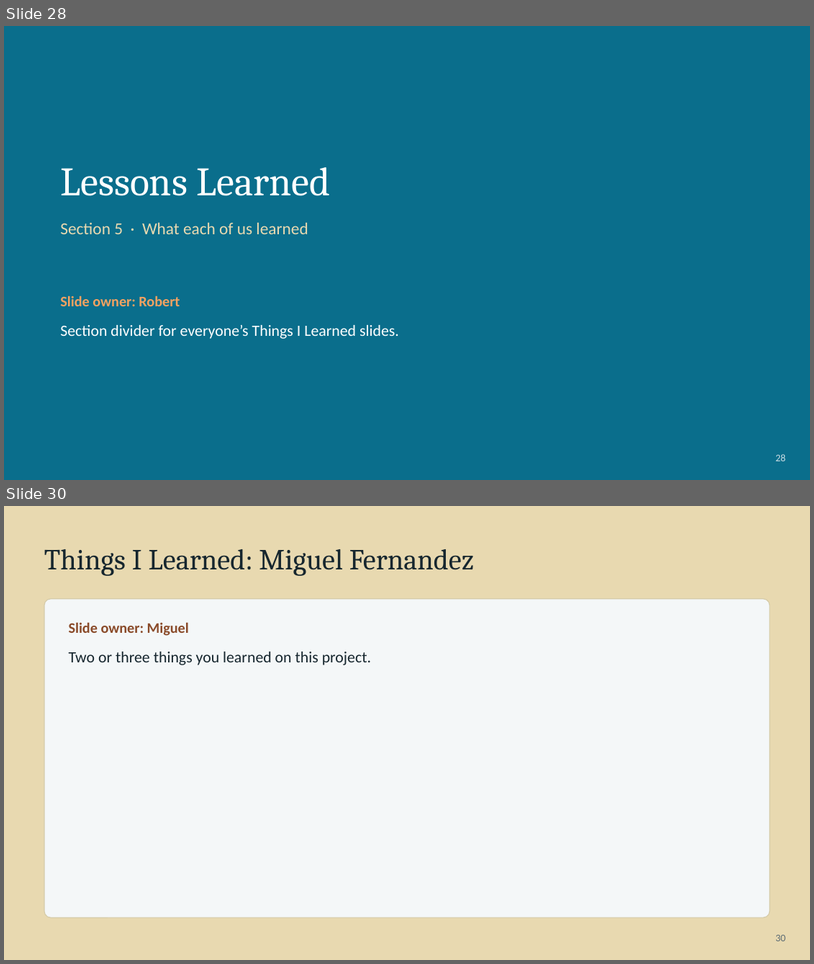
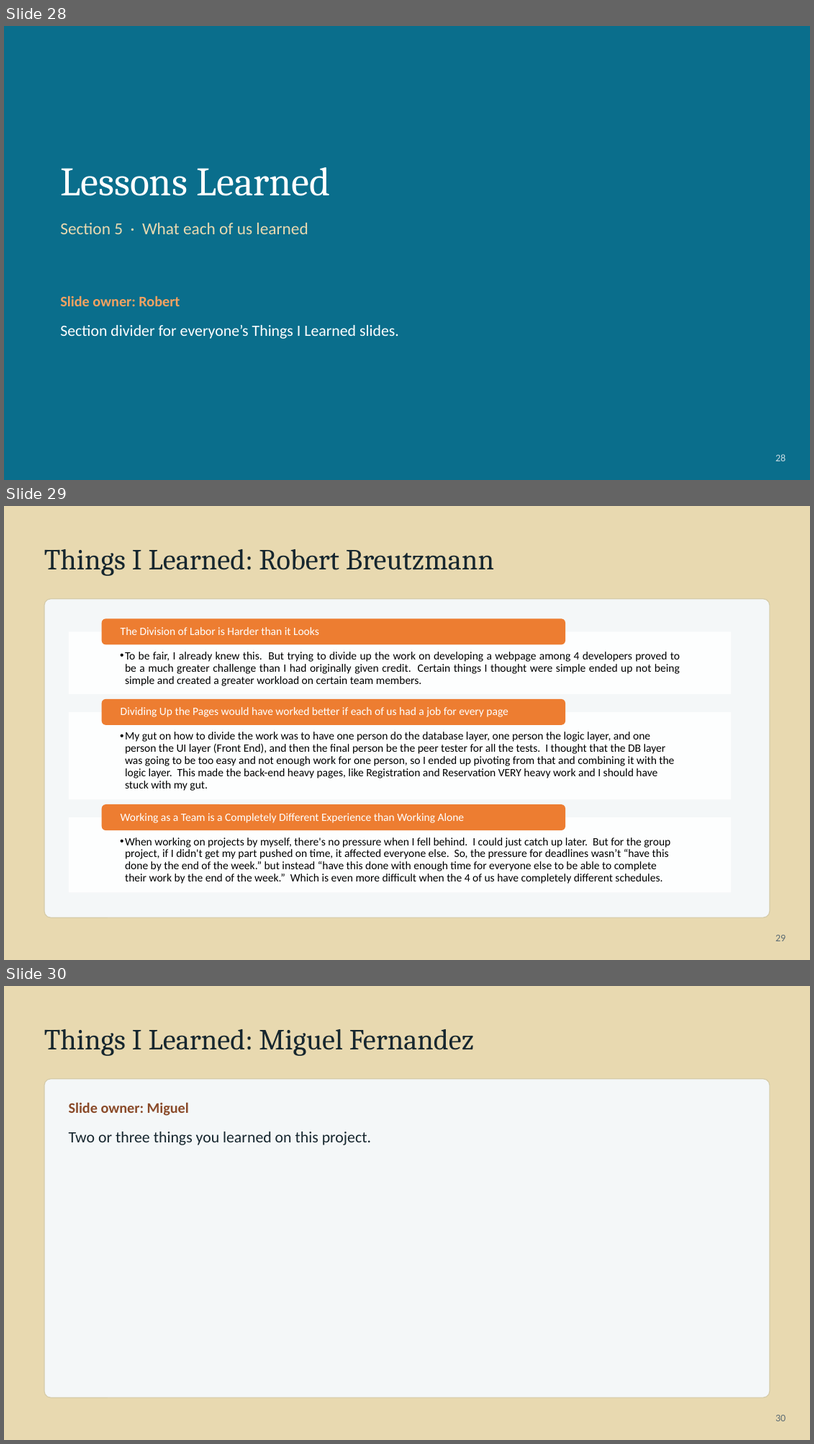
Before and after one commit to BobbyJoeCool/csd460-blueteam, a slide deck: Class_Information/Module-10/Presentation/QA-Presentation-Breutzmann.pptx. Shown one above the other, each under a label of ours: slides 28 and 30 before the commit, slides 28, 29 and 30 after it; the slides between them are not shown. The pictures are 814x964 and 814x1444 pixels, drawn with LibreOffice and Linux fonts; fonts in the diff are those of the drawing. Boxes give left, top, right and bottom in pixels: in the first picture for what was removed or moved away, otherwise in the second. Text is boxed around its words. In the diff, an @@ line names an element or a change of style, - is before the commit and + after.

Commit message:
Various Fixes | Robert’s part of the presentation

```diff
--- a/Class_Information/Module-10/Presentation/QA-Presentation-Breutzmann.pptx
+++ b/Class_Information/Module-10/Presentation/QA-Presentation-Breutzmann.pptx
@@ slide 29 added at <box>4,506,810,960</box>, background #E8D9B0 @@
@@ text added at <box>44,549,494,576</box>, 26 pt, text #16262E @@
+Things I Learned: Robert Breutzmann
@@ rounded rectangle added at <box>44,599,770,917</box>, fill #F4F7F8, outline #D5CBA8 0.75 pt @@
@@ group added at <box>69,619,731,892</box>: 6 texts, 3 rectangles, 3 rounded rectangles @@
+  • To be fair, I already knew this. But trying to divide up the work on developing a webpage among 4 developers proved to be a much greater challenge than I had originally given credit. Certain things I thought were simple ended up not being simple and created a greater workload on certain team members.
+The Division of Labor is Harder than it Looks
+  • My gut on how to divide the work was to have one person do the database layer, one person the logic layer, and one person the UI layer (Front End), and then the final person be the peer tester for all the tests. I thought that the DB layer was going to be too easy and not enough work for one person, so I ended up pivoting from that and combining it with the logic layer. This made the back-end heavy pages, like Registration and Reservation VERY heavy work and I should have stuck with my gut.
+Dividing Up the Pages would have worked better if each of us had a job for every page
+  • When working on projects by myself, there's no pressure when I fell behind. I could just catch up later. But for the group project, if I didn't get my part pushed on time, it affected everyone else. So, the pressure for deadlines wasn’t “have this done by the end of the week.” but instead “have this done with enough time for everyone else to be able to complete their work by the end of the week.” Which is even more difficult when the 4 of us have completely different schedules.
+Working as a Team is a Completely Different Experience than Working Alone
@@ text added at <box>776,934,786,941</box>, 9 pt, text #5B6B73 @@
+29
```
Also in this commit, not shown: 2 slides changed, 3 other slides added, 4 slides removed, 26 other files.
